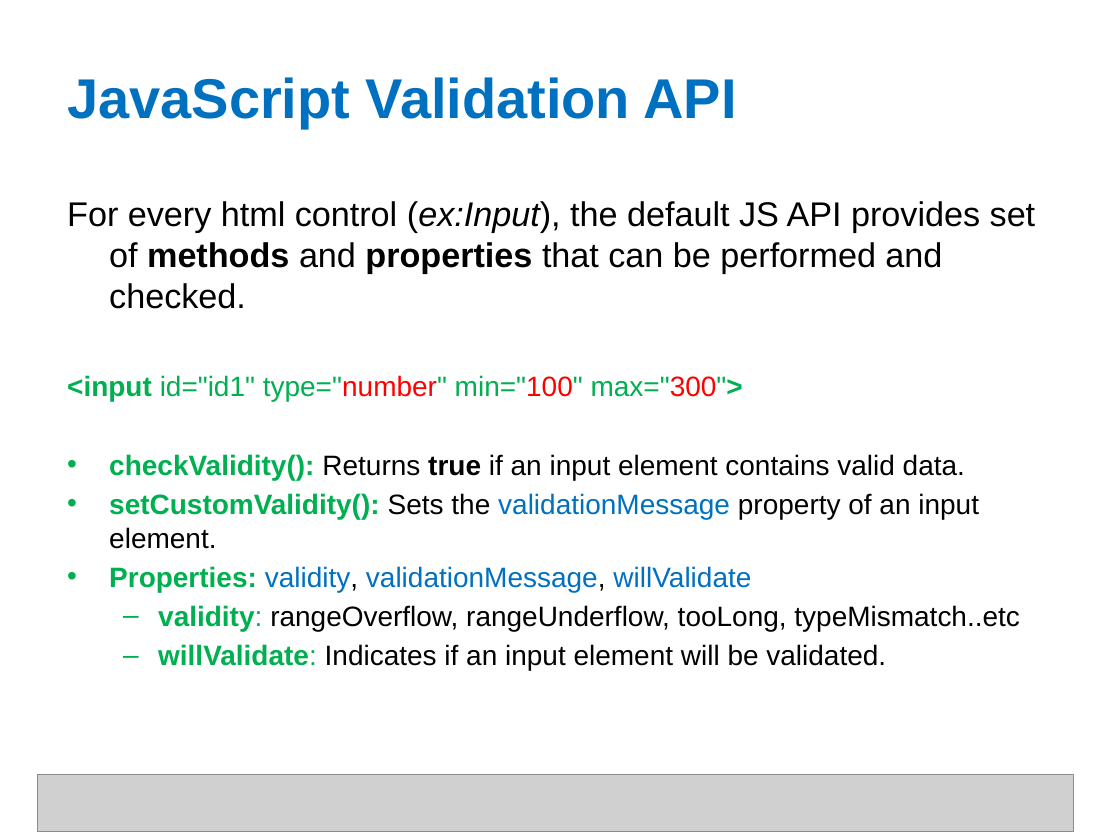
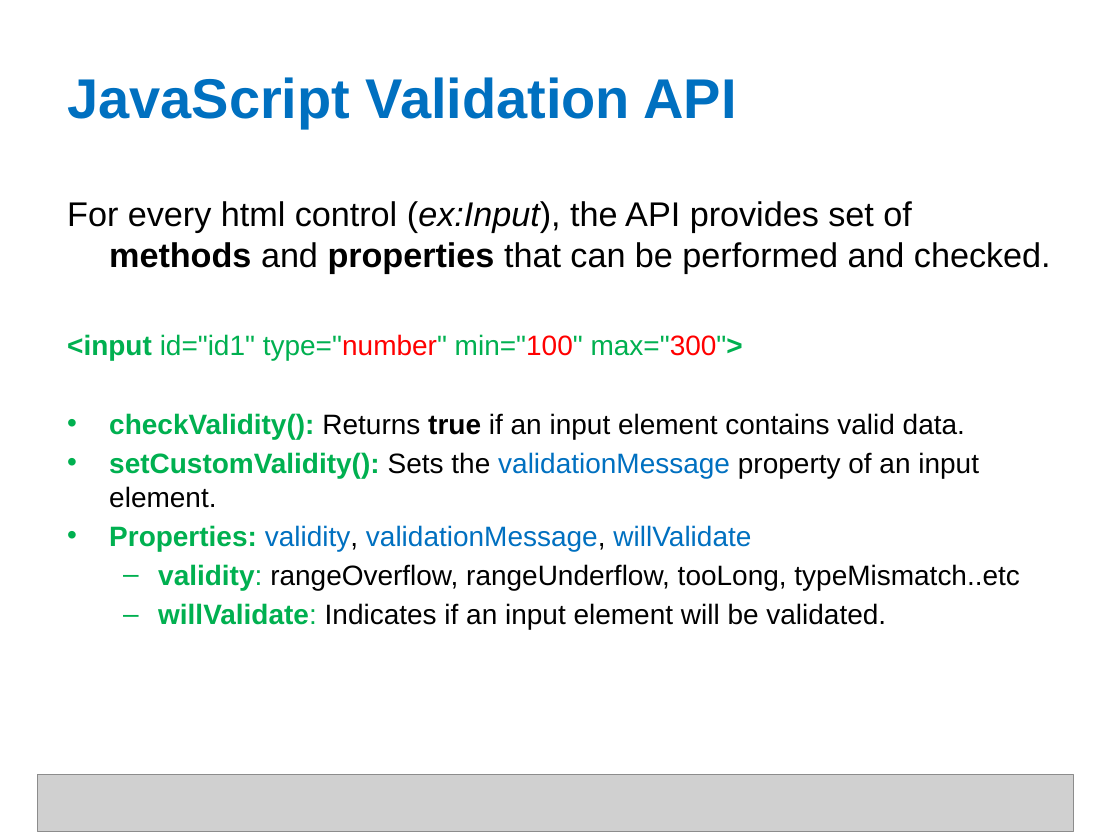
Before and after one commit to shyamTum/JavaScript, a slide deck: slide 29 of Final.pptx. Drawn at 1120x840 pixels with LibreOffice and Linux fonts; fonts in the diff are those of the drawing; grey boxes stand for pictures. Boxes give left, top, right and bottom in pixels: in the first picture for what was removed or moved away, otherwise in the second. Text is boxed around its words. In the diff, an @@ line names an element or a change of style, - is before the commit and + after.

```diff
--- a/Final.pptx
+++ b/Final.pptx
@@ text at [67, 201, 1051, 274]: text changed @@
-For every html control (ex:Input), the default JS API provides set of methods and properties that can be performed and checked.
+For every html control (ex:Input), the API provides set of methods and properties that can be performed and checked.
```
Also in this commit, not shown: 4 other slides changed, 1 other file.
